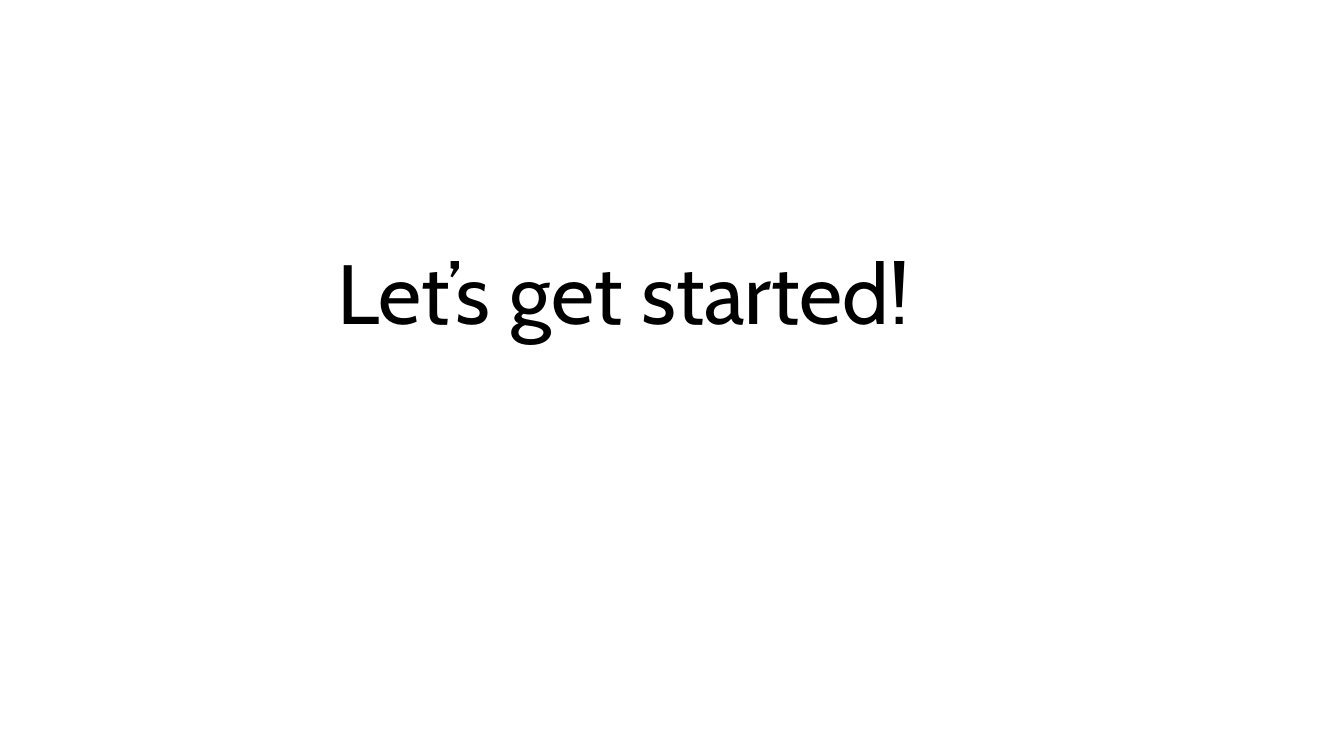
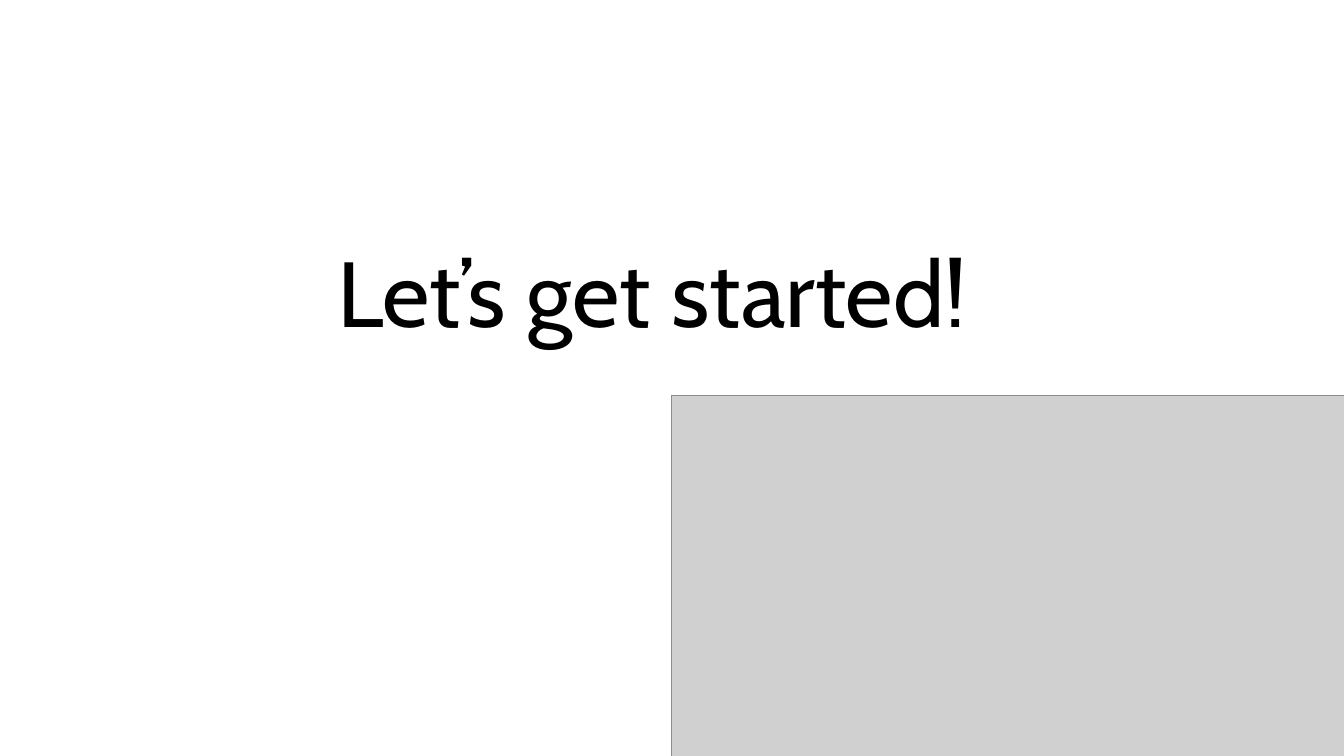
Before and after one commit to simonperneel/DS-python-data-analysis, a slide deck: slide 10 of docs/slides.pptx. Drawn at 1344x756 pixels with LibreOffice and Linux fonts; fonts in the diff are those of the drawing; grey boxes stand for pictures. Boxes give left, top, right and bottom in pixels: in the first picture for what was removed or moved away, otherwise in the second. Text is boxed around its words. In the diff, an @@ line names an element or a change of style, - is before the commit and + after.

```diff
--- a/docs/slides.pptx
+++ b/docs/slides.pptx
@@ title "Let’s get started!" at (337, 257, 967, 347): size 60 to 66 pt @@
@@ picture added at (673, 395, 1344, 756) @@
```
Also in this commit, not shown: 3 other slides changed, 12 other files.
